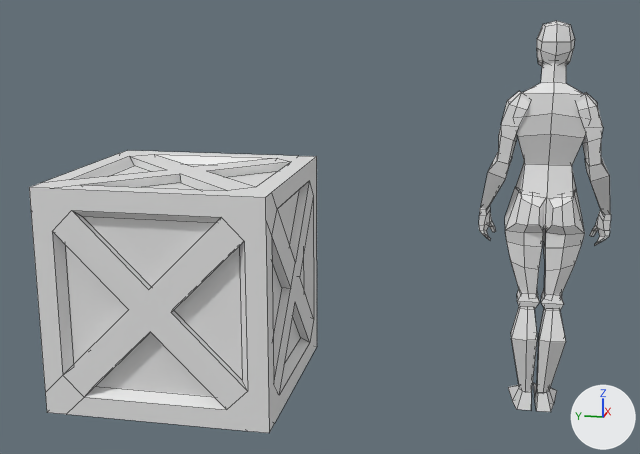
A saved change to the Blender file BlenderAssets/DecorPropWCrate.blend.
One viewpoint serves both versions: a camera (50 mm lens) standing at (-3.77, -1.37, 1.71) and looking at (-0.03, -0.62, 0.77). Every picture has the same lights, and +X, +Y and +Z are marked at lower right. Mesh edges are drawn as thin lines. Materials are left out; every surface is plain grey.

The scene before the commit, as lines of its bpy script (objects in view):
```python
me_cube = bpy.data.meshes.new('Cube')
me_cube.from_pydata(...)  # 168 vertices, 117 faces; spans x -0.5..0.5, y -0.5..0.5, z -0.002..0.998
me_cube.materials.append(mat_wood)
me_cube_001 = bpy.data.meshes.new('Cube.001')
me_cube_001.from_pydata(...)  # 382 vertices, 346 faces; spans x -0.33..0.33, y -0.2..0.14, z 0.0..2.01
me_cube_001.materials.append(mat_material_001)
ob_cube = bpy.data.objects.new('Cube', me_cube)
ob_cube.location = (0.0, 0.0, 0.0)
ob_female = bpy.data.objects.new('Female', me_cube_001)
ob_female.location = (0.0, -1.583, 0.0)
ob_female.rotation_euler = (0.0, 0.0, 1.571)  # degrees (0, 0, 90)
ob_female.scale = (0.825, 0.825, 0.825)
```
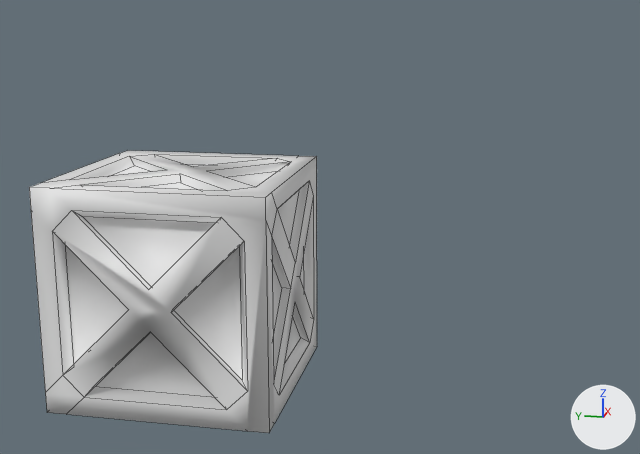
Where the newer file only moved an object's origin or applied its transform, the numbers keep the older frame.

Boxes [x1, y1, x2, y2] around the edits, measured in the pictures (640 x 454 px):
'Female', deleted: before [479, 21, 611, 412]
part 1 of me_cube, shading changed: [29, 150, 317, 433] in both

Patch to the scene script:
```diff
--- a/BlenderAssets/DecorPropWCrate.blend.py
+++ b/BlenderAssets/DecorPropWCrate.blend.py
@@ me_cube @@
 me_cube.from_pydata(...)  # 168 vertices, 117 faces; spans x -0.5..0.5, y -0.5..0.5, z -0.002..0.998
 # used by ob_cube; location = (0.0, 0.0, 0.0)
+# me_cube part 1: 117 kept faces spanning x -0.5..0.5, y -0.5..0.5, z -0.002..0.998 are now shaded smooth
@@ ob_female @@
-ob_female = bpy.data.objects.new('Female', me_cube_001)
-ob_female.location = (0.0, -1.583, 0.0)
-ob_female.rotation_euler = (0.0, 0.0, 1.571)  # degrees (0, 0, 90)
-ob_female.scale = (0.825, 0.825, 0.825)
```
